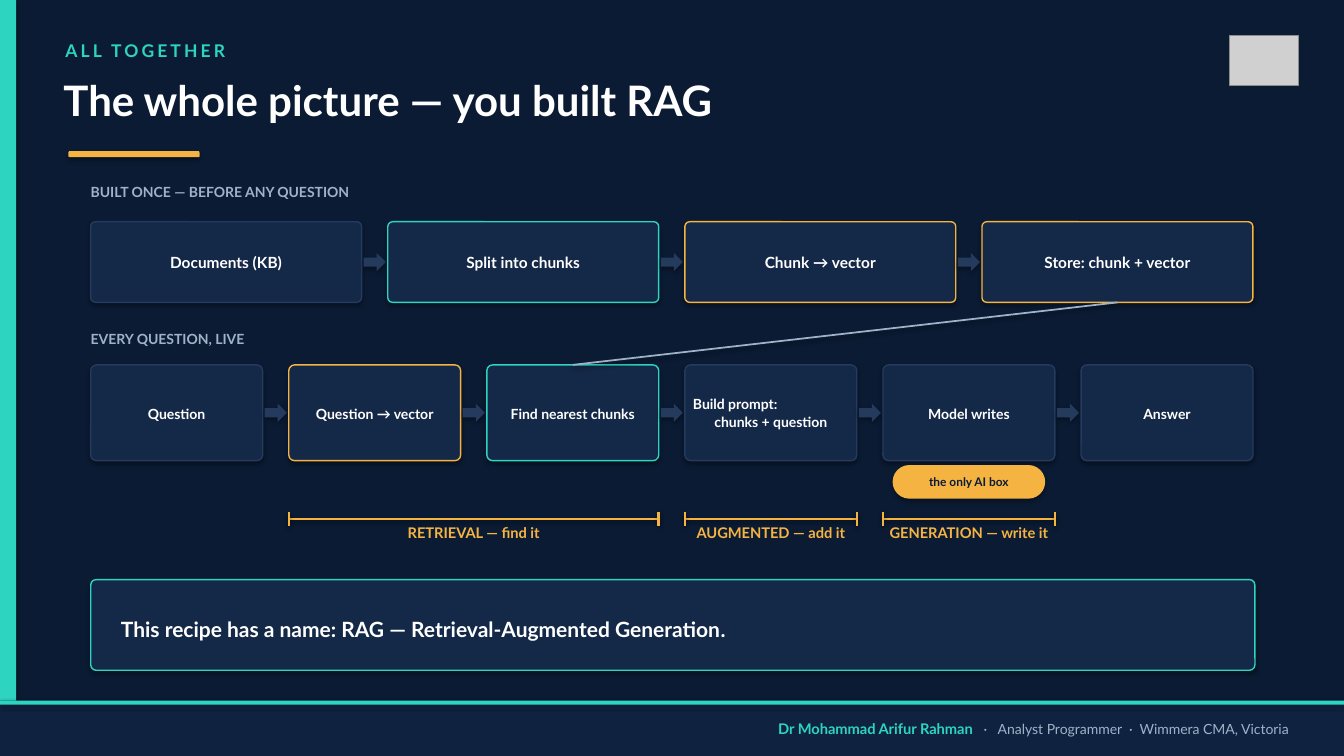
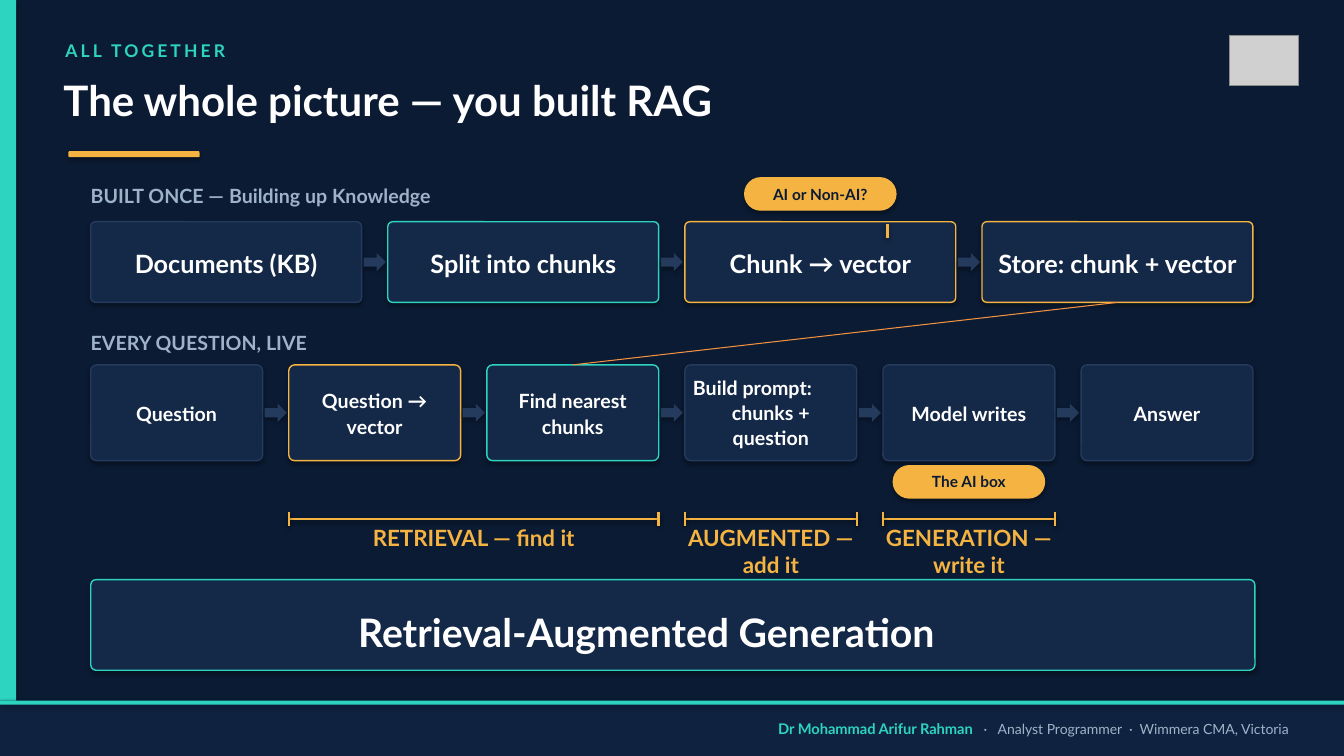
Before and after one commit to arifwcma/induction, a slide deck: slide 14 of lecture/deck.pptx. Drawn at 1344x756 pixels with LibreOffice and Linux fonts; fonts in the diff are those of the drawing; grey boxes stand for pictures. Boxes give left, top, right and bottom in pixels: in the first picture for what was removed or moved away, otherwise in the second. Text is boxed around its words. In the diff, an @@ line names an element or a change of style, - is before the commit and + after.

```diff
--- a/lecture/deck.pptx
+++ b/lecture/deck.pptx
@@ rounded rectangle added at [745,177,896,210], fill #F5B342, outline #F5B342 1 pt, 11 pt, text #0B1B33, bold @@
+AI or Non-AI?
@@ text at [91,188,431,207]: text changed; size 10 to 14 pt @@
-BUILT ONCE — BEFORE ANY QUESTION
+BUILT ONCE — Building up Knowledge
@@ line added from (887, 224) to (887, 238), #F5B342 1.75 pt @@
@@ text "Documents (KB)": place and size @@
-text "Documents (KB)" at [170,256,282,271]
+text "Documents (KB)" at [135,253,318,277]
@@ text "Split into chunks": place and size @@
-text "Split into chunks" at [466,256,580,271]
+text "Split into chunks" at [430,254,616,278]
@@ text "Chunk → vector": place and size @@
-text "Chunk → vector" at [765,256,876,268]
+text "Chunk → vector" at [730,254,911,274]
@@ size 11 to 18 pt in 4 elements at [730,254,911,274], [135,253,318,277], [430,254,616,278], [998,254,1237,274] @@
@@ text "Store: chunk + vector": place and size @@
-text "Store: chunk + vector" at [1044,256,1190,268]
+text "Store: chunk + vector" at [998,254,1237,274]
@@ line (1118, 302) - (573, 365): stroke #9FB3C8 1.25 pt to #F69240 0.75 pt @@
@@ text "Question → vector": place and size @@
-text "Question → vector" at [316,408,434,421]
+text "Question → vector" at [322,393,403,434]
@@ text "Find nearest chunks": place and size @@
-text "Find nearest chunks" at [511,408,635,419]
+text "Find nearest chunks" at [519,393,627,434]
@@ text "Build prompt: chunks + question": place and size @@
-text "Build prompt: chunks + question" at [693,398,827,430]
+text "Build prompt: chunks + question" at [693,380,812,449]
@@ text "Question": place and size @@
-text "Question" at [148,408,206,421]
+text "Question" at [136,406,217,424]
@@ text "Model writes": place and size @@
-text "Model writes" at [928,408,1010,419]
+text "Model writes" at [911,406,1026,421]
@@ size 10 to 14 pt in 7 elements at [91,335,307,353], [693,380,812,449], [322,393,403,434], [519,393,627,434], [136,406,217,424], [911,406,1026,421], [1134,407,1201,421] @@
@@ text "Answer": place and size @@
-text "Answer" at [1143,409,1190,419]
+text "Answer" at [1134,407,1201,421]
@@ text in rounded rectangle at [932,475,1005,487]: text changed; size 8.5 to 11 pt @@
-the only AI box
+The AI box
@@ size 10.5 to 16 pt in 3 elements at [373,529,575,546], [688,529,830,573], [886,529,1029,573] @@
@@ text at [358,618,935,654]: text changed; size 15 to 28 pt @@
-This recipe has a name: RAG — Retrieval-Augmented Generation.
+Retrieval-Augmented Generation
```
Also in this commit, not shown: 14 other slides changed, 1 slide added, 1 other file.
